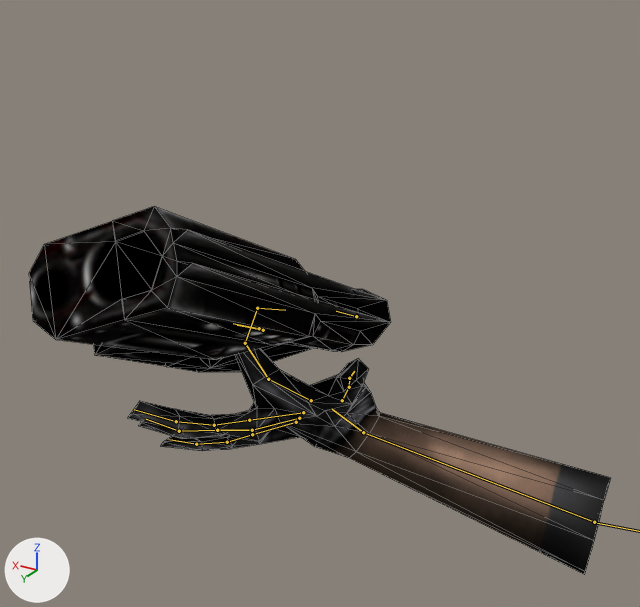
Renders of the Blender file models/OldAutomag.blend from each side of a commit.
Rendered twice from a 50 mm camera at (-0.735, 1.53, 1.058) aimed at (-0.004, 0.311, 0.449). The lights are fixed; the arrows at lower left show +X, +Y and +Z. Both versions are drawn at frame 83 of the action 'ArmatureAction'; the numbers are the values there. The bones that bend it are drawn over the model as lines. Mesh edges are drawn as thin lines.

In view in the first picture: 'OldAutoMag_15'.
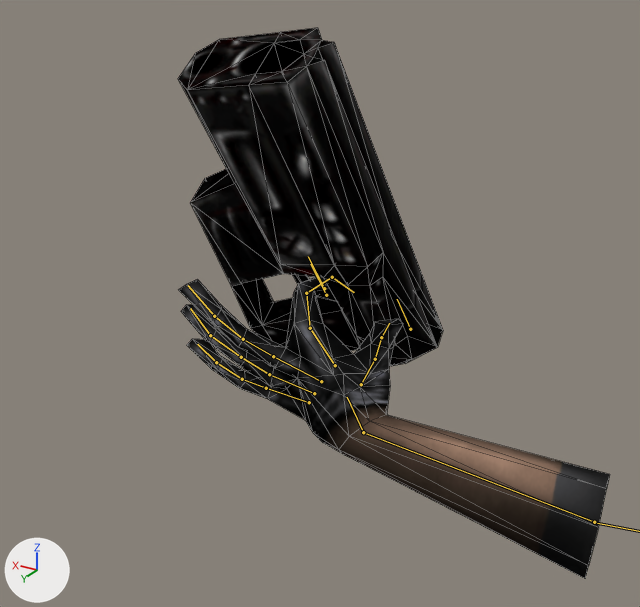
The change, as a list of edits to the scene's bpy script:
```text
Change bone_arm:
    where bone_arm = bpy.data.objects['Armature'].pose.bones['Arm']  # child of 'Root'
    bone_arm.rotation_quaternion: (0.949, 0.201, -0.242, 0.006) -> (0.971, 0.199, -0.129, 0.029)  # degrees (25, -27, -6) -> degrees (23, -15, 0)
Change bone_hand:
    where bone_hand = bpy.data.objects['Armature'].pose.bones['Hand']  # child of 'Arm'
    bone_hand.rotation_quaternion: (0.979, 0.165, -0.094, -0.071) -> (0.927, 0.182, -0.048, -0.321)  # degrees (20, -9, -10) -> degrees (22, 2, -38)
```

Where the change shows, as pixel boxes (x1, y1, x2, y2) in the pictures (640 x 607 px):
'OldAutoMag_15', posed (26% narrower, 49% taller): before (29, 206, 610, 575); after (178, 28, 610, 579)
bone 'Hand', root to tip: before (363, 432) to (332, 409); after (363, 432) to (347, 397)
